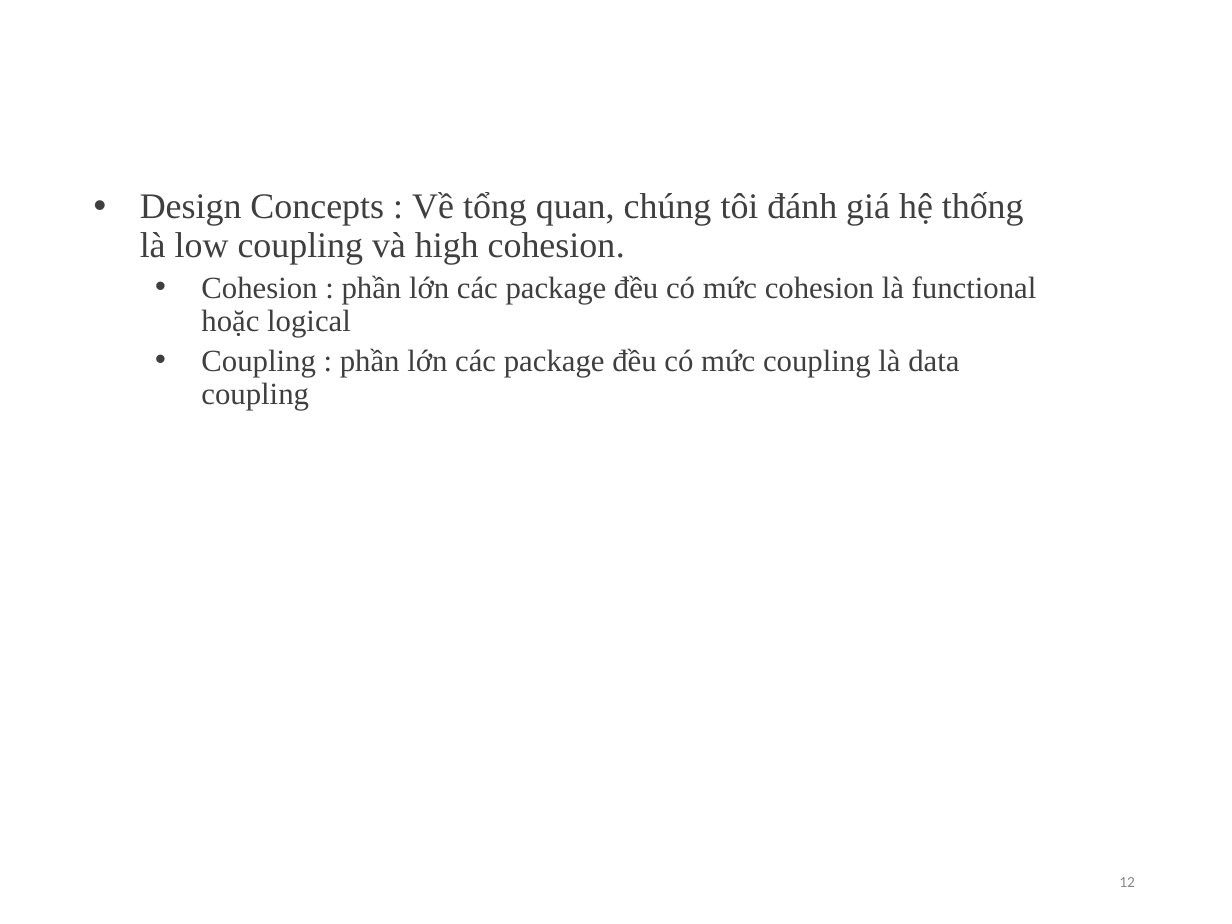
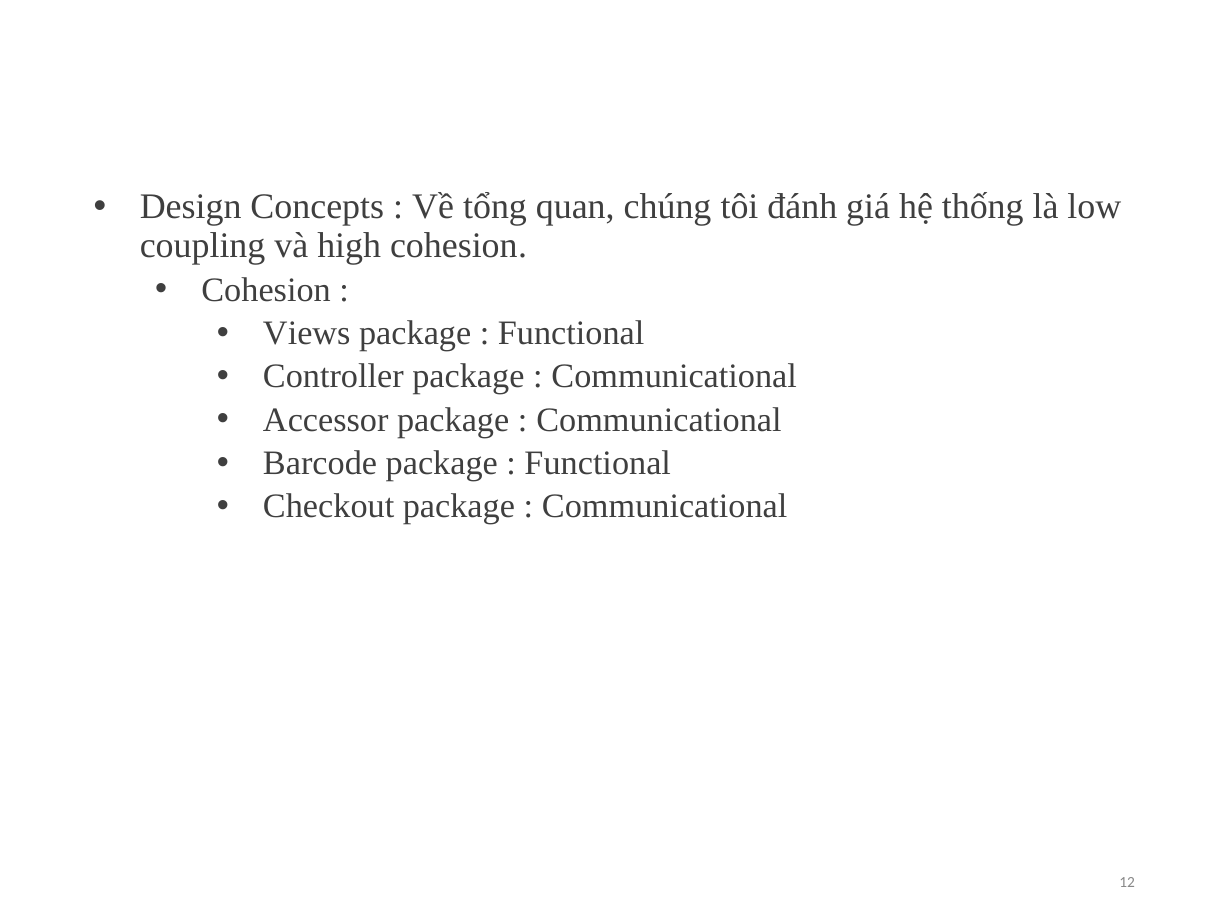
Before and after one commit to ltkvyvp/TKXDPM.KSTN.20211-08, a slide deck: slide 12 of FinalProject/Design/slide.pptx. Drawn at 1232x924 pixels with LibreOffice and Linux fonts; fonts in the diff are those of the drawing; background and template pictures are left out. Boxes give left, top, right and bottom in pixels: in the first picture for what was removed or moved away, otherwise in the second. Text is boxed around its words. In the diff, an @@ line names an element or a change of style, - is before the commit and + after.

Commit message:
update slide

```diff
--- a/FinalProject/Design/slide.pptx
+++ b/FinalProject/Design/slide.pptx
@@ text at [201,277,796,524]: text changed; size 18 to 20 pt @@
-  • Cohesion : phần lớn các package đều có mức cohesion là functional hoặc logical
-  • Coupling : phần lớn các package đều có mức coupling là data coupling
+  • Cohesion :
+    • Views package : Functional
+    • Controller package : Communicational
+    • Accessor package : Communicational
+    • Barcode package : Functional
+    • Checkout package : Communicational
```
Also in this commit, not shown: 2 other slides changed, 1 slide added, 5 other files.
